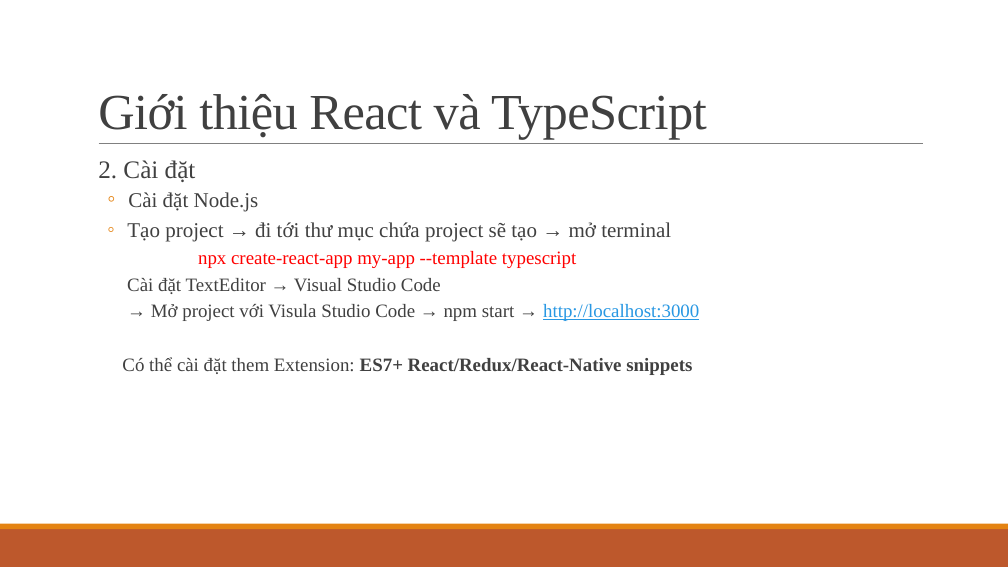
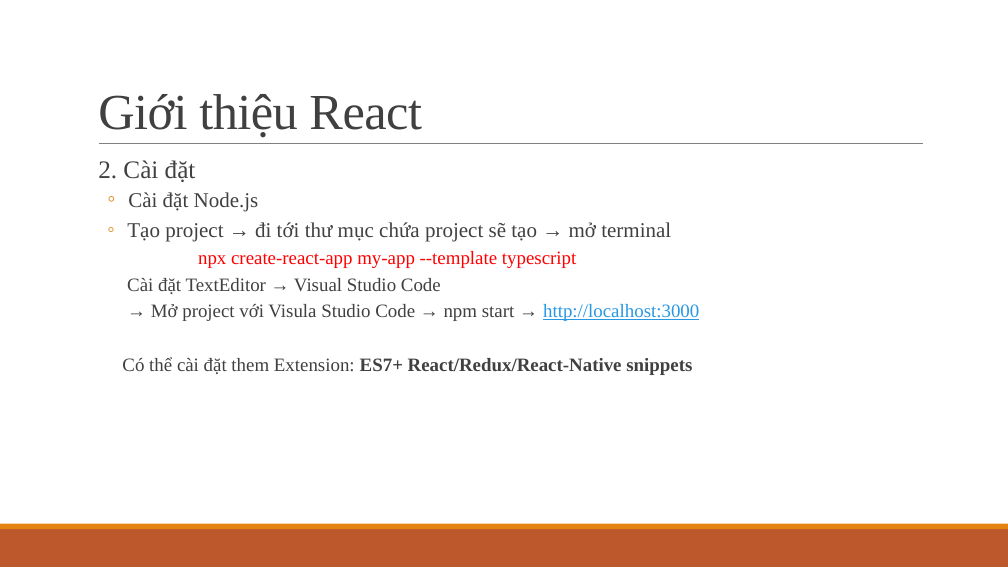
Before and after one commit to ddinhftieens/tranning-react, a slide deck: slide 12 of react_ts.pptx (slide 9 before the commit). Drawn at 1008x567 pixels with LibreOffice and Linux fonts; fonts in the diff are those of the drawing. Boxes give left, top, right and bottom in pixels: in the first picture for what was removed or moved away, otherwise in the second. Text is boxed around its words. In the diff, an @@ line names an element or a change of style, - is before the commit and + after.

```diff
--- a/react_ts.pptx
+++ b/react_ts.pptx
@@ title at box(98, 94, 422, 138): text changed @@
-Giới thiệu React và TypeScript
+Giới thiệu React
```
Also in this commit, not shown: 4 other slides changed, 3 slides added.
